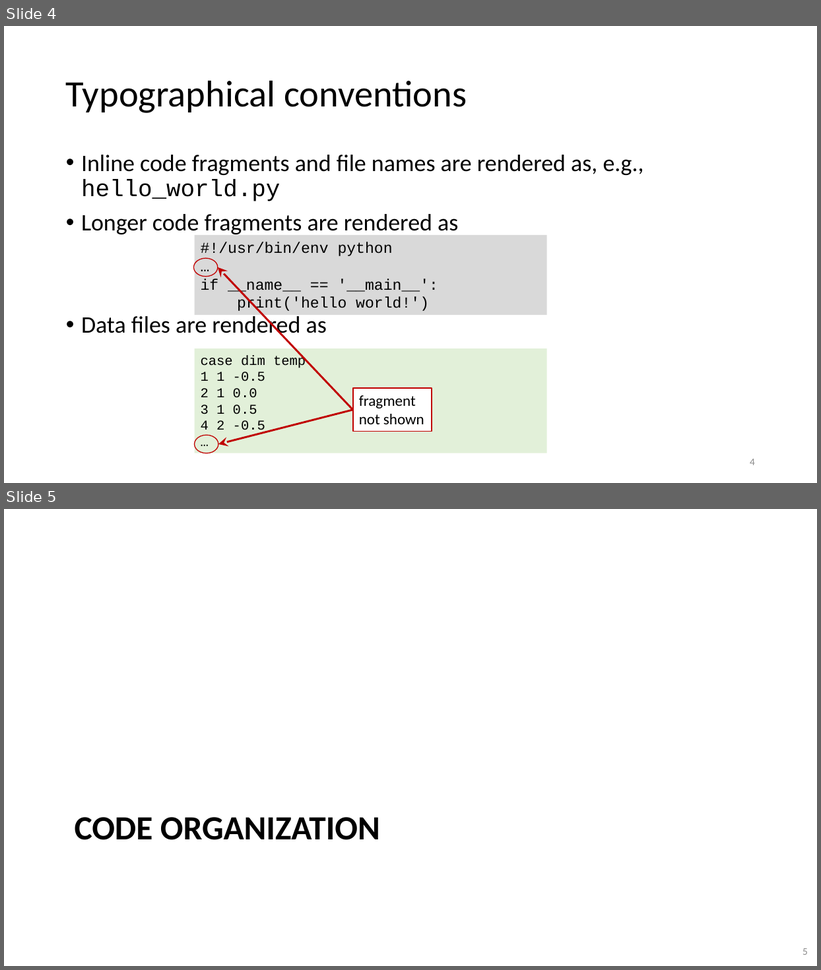
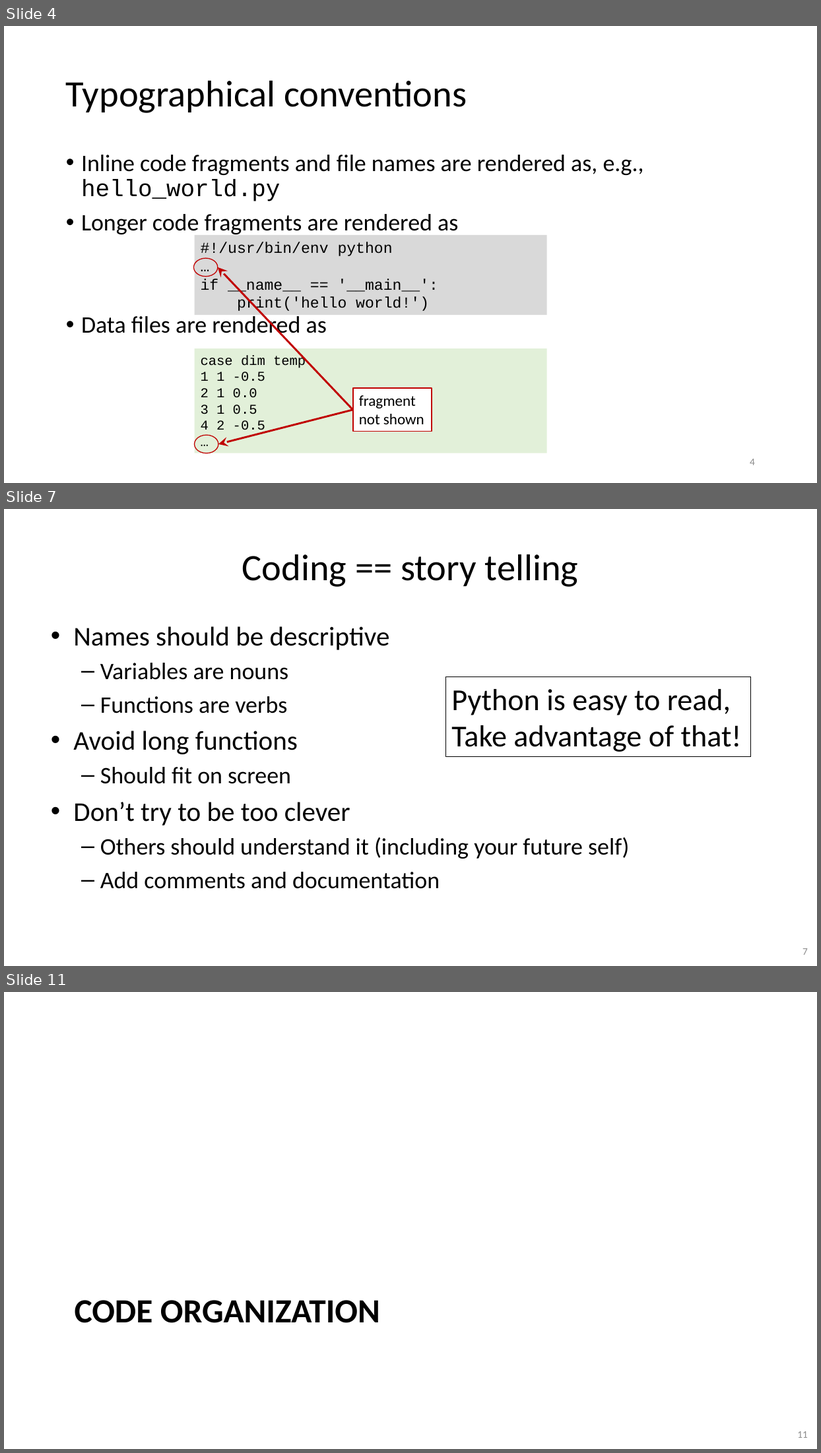
Before and after one commit to gjbex/Python-software-engineering, a slide deck: python_software_engineering.pptx. Shown one above the other, each under a label of ours: slides 4 and 5 before the commit, slides 4, 7 and 11 after it; the slides between them are not shown. The pictures are 821x970 and 821x1453 pixels, drawn with LibreOffice and Linux fonts; fonts in the diff are those of the drawing. Boxes give left, top, right and bottom in pixels: in the first picture for what was removed or moved away, otherwise in the second. Text is boxed around its words. In the diff, an @@ line names an element or a change of style, - is before the commit and + after.

```diff
--- a/python_software_engineering.pptx
+++ b/python_software_engineering.pptx
@@ slide 7 added at box(4, 509, 817, 966), background #FFFFFF @@
@@ title added at box(242, 554, 578, 587), 44 pt, text #000000 @@
+Coding == story telling
@@ text added at box(73, 626, 629, 889), 28 pt, text #000000 @@
+• Names should be descriptive
+  – Variables are nouns
+  – Functions are verbs
+• Avoid long functions
+  – Should fit on screen
+• Don’t try to be too clever
+  – Others should understand it (including your future self)
+  – Add comments and documentation
@@ rectangle added at box(446, 677, 750, 757), outline #000000 0.75 pt, 36 pt, text #000000 @@
+Python is easy to read,
+Take advantage of that!
@@ page number added at box(803, 949, 808, 955), 12 pt, text #8C8C8C @@
+7
@@ what was slide 5 is now slide 11 @@
@@ page number at box(797, 1432, 808, 1438): text changed @@
-5
+11
```
Also in this commit, not shown: 3 slides changed, 6 other slides added.
